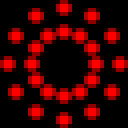
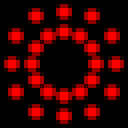
Two versions of the same layered image (128×128). Layer-by-layer changes:
painted on "Shape 1 copy" over box(4, 4, 124, 124)
removed layer "Shape 1" over box(0, 0, 128, 128)
